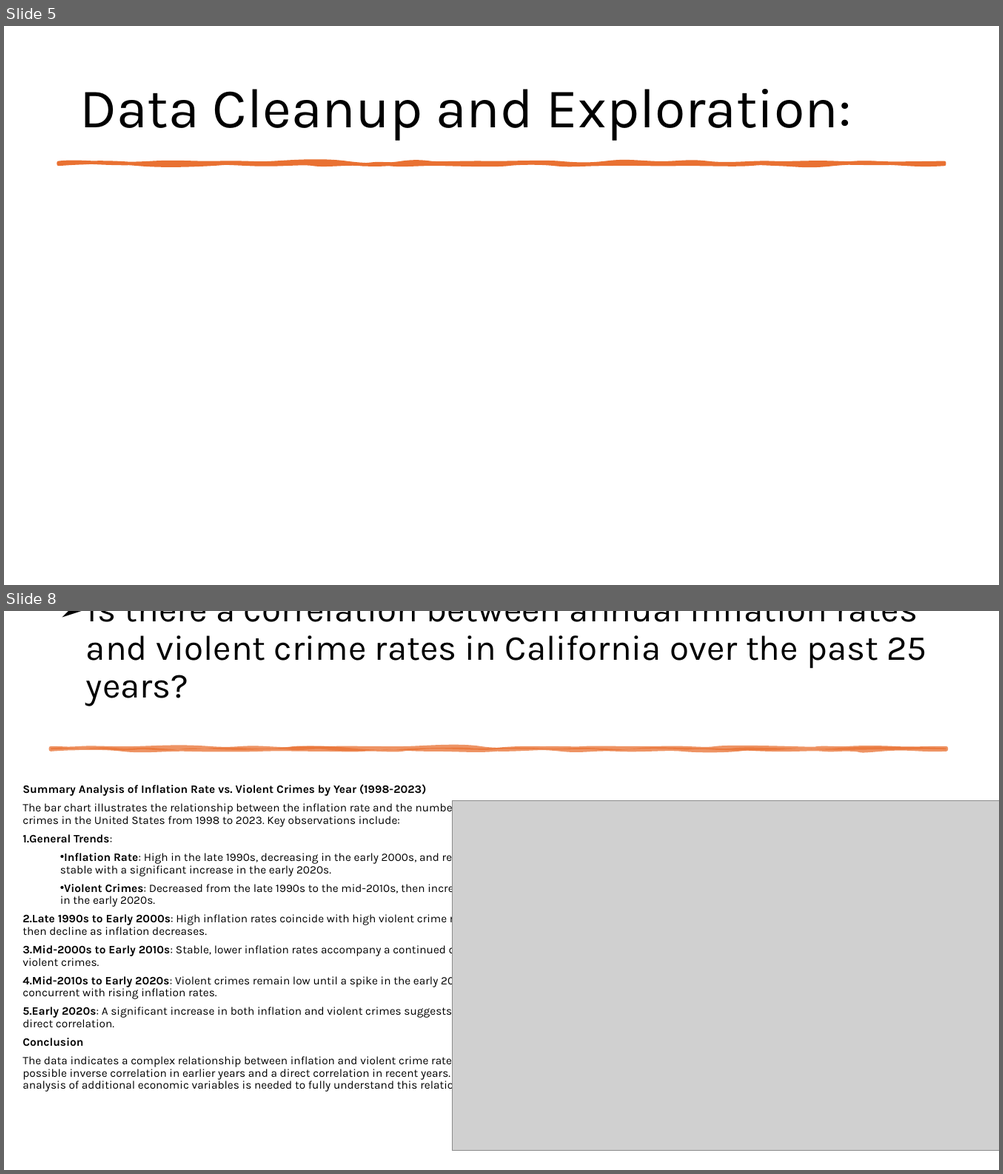
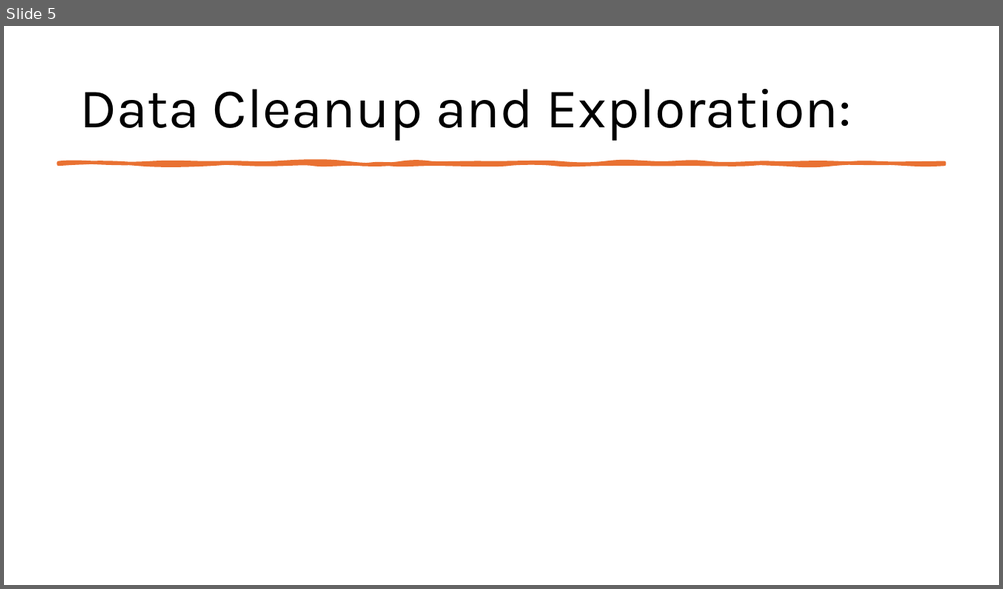
Before and after one commit to EdGonz44/Crime-Chronicles-Inflation-in-the-Golden-State, a slide deck: Communal Resources/Crime_Chronicles_ppt.pptx. Shown one above the other, each under a label of ours: slides 5 and 8 before the commit, slide 5 after it; the slides between them are not shown. The pictures are 1003x1174 and 1003x589 pixels, drawn with LibreOffice and Linux fonts; fonts in the diff are those of the drawing; grey boxes stand for pictures. Boxes give left, top, right and bottom in pixels: in the first picture for what was removed or moved away, otherwise in the second. Text is boxed around its words. In the diff, an @@ line names an element or a change of style, - is before the commit and + after.

```diff
--- a/Communal Resources/Crime_Chronicles_ppt.pptx
+++ b/Communal Resources/Crime_Chronicles_ppt.pptx
@@ slide 8 removed at (x1=4, y1=611, x2=999, y2=1170), background #FFFFFF @@
@@ title removed at (x1=86, y1=611, x2=926, y2=706) @@
-➢ Is there a correlation between annual inflation rates and violent crime rates in California over the past 25 years?
@@ freeform shape removed at (x1=51, y1=749, x2=946, y2=750) @@
@@ text removed at (x1=22, y1=784, x2=507, y2=1093) @@
-Summary Analysis of Inflation Rate vs. Violent Crimes by Year (1998-2023)
-The bar chart illustrates the relationship between the inflation rate and the number of violent crimes in the United States from 1998 to 2023. Key observations include:
-1. General Trends:
-  • Inflation Rate: High in the late 1990s, decreasing in the early 2000s, and relatively stable with a significant increase in the early 2020s.
-  • Violent Crimes: Decreased from the late 1990s to the mid-2010s, then increased notably in the early 2020s.
-2. Late 1990s to Early 2000s: High inflation rates coincide with high violent crime rates, which then decline as inflation decreases.
-3. Mid-2000s to Early 2010s: Stable, lower inflation rates accompany a continued decline in violent crimes.
-4. Mid-2010s to Early 2020s: Violent crimes remain low until a spike in the early 2020s, concurrent with rising inflation rates.
-5. Early 2020s: A significant increase in both inflation and violent crimes suggests a potential direct correlation.
-Conclusion
-The data indicates a complex relationship between inflation and violent crime rates, with possible inverse correlation in earlier years and a direct correlation in recent years. Further analysis of additional economic variables is needed to fully understand this relationship.
@@ picture removed at (x1=452, y1=801, x2=999, y2=1151) @@
```
Also in this commit, not shown: 3 slides changed, 4 slides added, 2 other slides removed.
